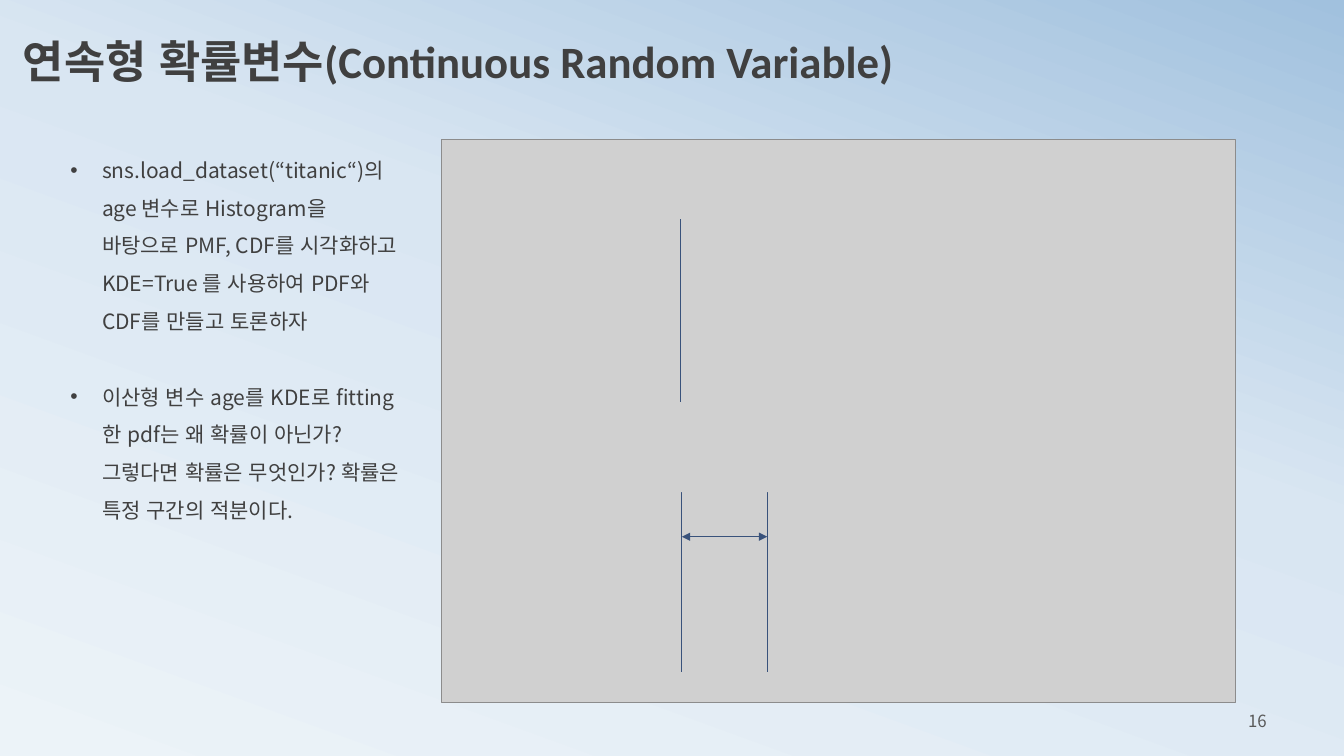
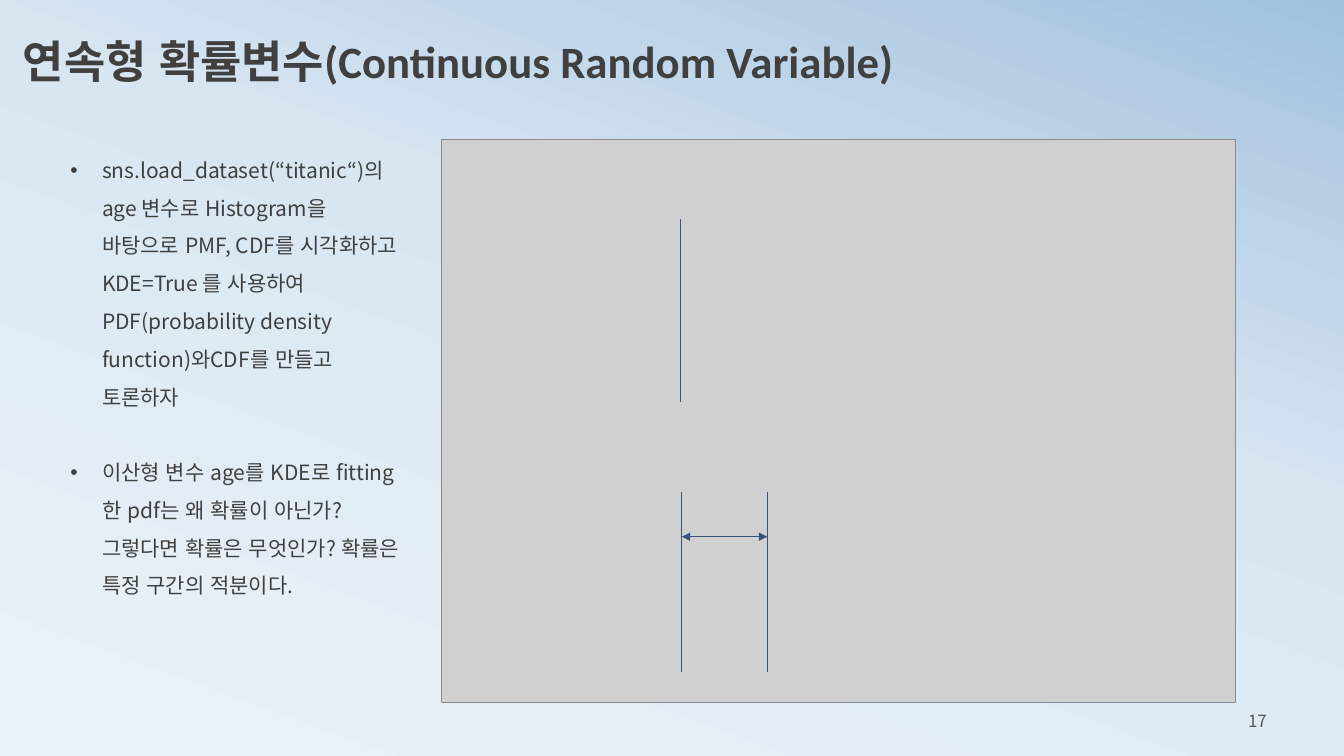
Before and after one commit to ancestor9/mathematics-for-machine-learning, a slide deck: slide 17 of 3_probability theory for machine learning.pptx (slide 16 before the commit). Drawn at 1344x756 pixels with LibreOffice and Linux fonts; fonts in the diff are those of the drawing; grey boxes stand for pictures. Boxes give left, top, right and bottom in pixels: in the first picture for what was removed or moved away, otherwise in the second. Text is boxed around its words. In the diff, an @@ line names an element or a change of style, - is before the commit and + after.

```diff
--- a/3_probability theory for machine learning.pptx
+++ b/3_probability theory for machine learning.pptx
@@ text at [102, 160, 398, 407]: text changed @@
-• sns.load_dataset(“titanic“)의 age 변수로 Histogram을 바탕으로 PMF, CDF를 시각화하고 KDE=True 를 사용하여 PDF와CDF를 만들고 토론하자
+• sns.load_dataset(“titanic“)의 age 변수로 Histogram을 바탕으로 PMF, CDF를 시각화하고 KDE=True 를 사용하여 PDF(probability density function)와CDF를 만들고 토론하자
@@ page number at [1248, 714, 1267, 727]: text changed @@
-16
+17
```
Also in this commit, not shown: 14 other slides changed, 6 slides added, 4 slides removed.
